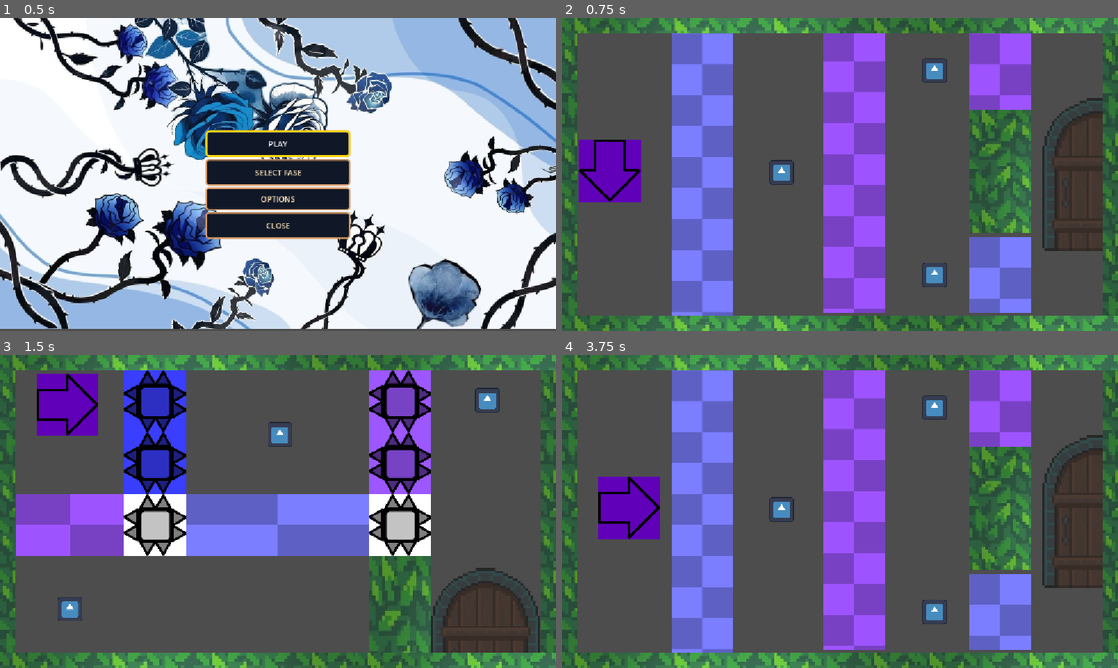
Above: before the commit, frames 1-4 (two rows, left to right).
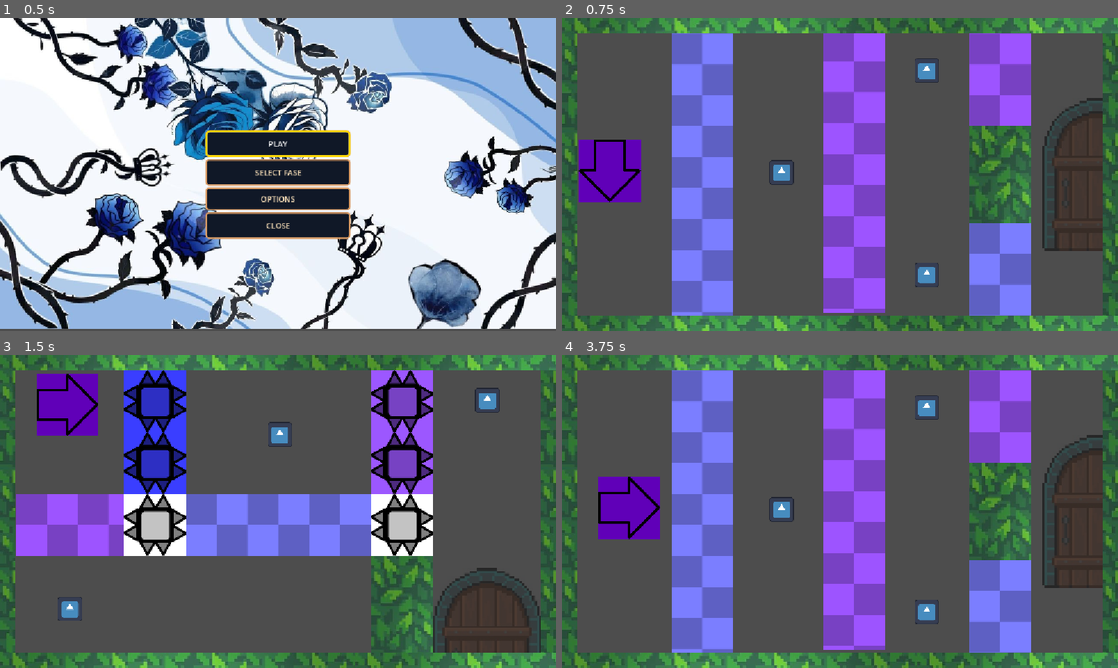
Above: after the commit, the same moments.

Repository: Equipe-Plasma/Switch-Shadow
Game: Godot game, scene res://menu/menu_principal/menu_principal.tscn
The game is run twice, just before and just after one commit, with the same random seed, the same clock (stepped at 60 frames per second) and the same inputs. The engine's default icon, where the game draws it, is replaced by a stand-in: a white triangle on a blue panel in a dark square.
Inputs:
- Up to frame 1 (0.5 s): no input
- Up to frame 2 (0.75 s): click "PLAY" at 0.5 s
- Up to frame 3 (1.5 s): tap Enter (proxima_fase) at 1.25 s; hold D (mover_direita) from 1.28 s (still down); hold Enter (proxima_fase) from 1.28 s (still down)
- Up to frame 4 (3.75 s): release D (mover_direita) at 2.03 s; release Enter (proxima_fase) at 2.03 s; hold S (mover_baixo) 2.03-2.75 s; tap Space (trocar_sombra) at 2.1, 3.5 s; click "PLAY" at 2.75 s; hold D (mover_direita) from 3.53 s (still down); tap Keypad Enter at 3.6 s

Frame 1 is identical in both runs. In frame 2, 4.2% of the frame differs, in the area x 63-85%, y 12-96%; in frame 3, 8.1%, in the area x 8-98%, y 4-96%; in frame 4, 4.2%.

Commit message:
Update parede das fases

Diff:
--- a/fase/fase 1/fase_1.tscn
+++ b/fase/fase 1/fase_1.tscn
@@ -34,17 +34,17 @@
 tamanho = Vector2(128, 584)
 
 [node name="ParedeBloqueiaPlayer2" parent="." unique_id=1151557831 instance=ExtResource("4_ge8mc")]
-position = Vector2(908, 532)
-tamanho = Vector2(128, 158)
+position = Vector2(908, 520)
+tamanho = Vector2(128, 192)
 
 [node name="Item" parent="." unique_id=1168481889 groups=["itens"] instance=ExtResource("10_0r7j3")]
 position = Vector2(455, 320)
 
 [node name="Item2" parent="." unique_id=1003667387 groups=["itens"] instance=ExtResource("10_0r7j3")]
-position = Vector2(772, 532)
+position = Vector2(756, 532)
 
 [node name="Item3" parent="." unique_id=720673298 groups=["itens"] instance=ExtResource("10_0r7j3")]
-position = Vector2(772, 109)
+position = Vector2(756, 109)
 
 [node name="MenuPausa" parent="." unique_id=1672884906 instance=ExtResource("11_01sd7")]
 visible = false
@@ -53,8 +53,8 @@
 position = Vector2(1108, 324)
 
 [node name="ParedeBloqueiaSombra2" parent="." unique_id=1022167895 instance=ExtResource("5_8t630")]
-position = Vector2(908, 111)
-tamanho = Vector2(128, 158)
+position = Vector2(908, 128)
+tamanho = Vector2(128, 192)
 
 [node name="ParedeSuperior" parent="." unique_id=925734375 instance=ExtResource("10_01sd7")]
 position = Vector2(576, 16)
@@ -77,5 +77,5 @@
 tamanho = Vector2(32, 584)
 
 [node name="Parede" parent="." unique_id=867730286 instance=ExtResource("10_01sd7")]
-position = Vector2(908, 318)
-tamanho = Vector2(128, 256)
+position = Vector2(908, 324)
+tamanho = Vector2(128, 200)
--- a/fase/fase 2/fase_2.tscn
+++ b/fase/fase 2/fase_2.tscn
@@ -9,7 +9,6 @@
 [ext_resource type="Texture2D" uid="uid://p85hfea614fx" path="res://assets/player/paracima.png" id="4_783b1"]
 [ext_resource type="PackedScene" uid="uid://b0nugb86ufv0r" path="res://editor/paredes/parede_bloqueia_player/parede_bloqueia_player.tscn" id="7_67a0w"]
 [ext_resource type="PackedScene" uid="uid://cv1kaaq84myxc" path="res://editor/paredes/parede_bloqueia_sombra/parede_bloqueia_sombra.tscn" id="8_iaody"]
-[ext_resource type="PackedScene" uid="uid://g6bshavfposa" path="res://editor/paredes/parede_geral/parede_geral.tscn" id="9_sx8e5"]
 [ext_resource type="PackedScene" uid="uid://cdy22u33xic2q" path="res://editor/portal_saida/portal_saida.tscn" id="10_h04fk"]
 [ext_resource type="PackedScene" uid="uid://bg3d3dk0l61jv" path="res://editor/item/item.tscn" id="12_wvv7m"]
 [ext_resource type="PackedScene" uid="uid://cl7s6ng8cubbt" path="res://editor/espinho/espinho.tscn" id="12_xq10f"]
@@ -30,7 +29,7 @@
 
 [node name="PortalSaida" parent="." unique_id=1057710737 instance=ExtResource("10_h04fk")]
 visibility_layer = 25
-position = Vector2(1006, 599)
+position = Vector2(1009, 599)
 
 [node name="Espinho" parent="." unique_id=1607689019 instance=ExtResource("12_xq10f")]
 position = Vector2(321, 96)
@@ -44,27 +43,27 @@
 position = Vector2(321, 352)
 
 [node name="Espinho4" parent="." unique_id=1117738981 instance=ExtResource("12_xq10f")]
-position = Vector2(829, 96)
+position = Vector2(833, 96)
 tipo = 2
 
 [node name="Espinho5" parent="." unique_id=1799746374 instance=ExtResource("12_xq10f")]
-position = Vector2(829, 224)
+position = Vector2(833, 224)
 tipo = 2
 
 [node name="ParedeBloqueiaSombra" parent="." unique_id=87217196 instance=ExtResource("8_iaody")]
 position = Vector2(145, 352)
-scale = Vector2(1.75, 1)
+tamanho = Vector2(224, 128)
 
-[node name="ParedeGeral5" parent="." unique_id=1712056793 instance=ExtResource("9_sx8e5")]
-position = Vector2(829, 518)
-scale = Vector2(1, 1.6)
+[node name="ParedeGeral5" parent="." unique_id=1712056793 instance=ExtResource("14_wvv7m")]
+position = Vector2(833, 516)
+tamanho = Vector2(128, 200)
 
 [node name="Espinho6" parent="." unique_id=590456572 instance=ExtResource("12_xq10f")]
-position = Vector2(829, 352)
+position = Vector2(833, 352)
 
 [node name="ParedeBloqueiaPlayer" parent="." unique_id=2114099946 instance=ExtResource("7_67a0w")]
-position = Vector2(575.00006, 352.00003)
-scale = Vector2(2.97, 1)
+position = Vector2(577.00006, 352.00003)
+tamanho = Vector2(384, 128)
 
 [node name="Item" parent="." unique_id=1168481889 groups=["itens"] instance=ExtResource("12_wvv7m")]
 position = Vector2(145, 526)
--- a/fase/fase 3/fase_3.tscn
+++ b/fase/fase 3/fase_3.tscn
@@ -42,7 +42,7 @@
 tamanho = Vector2(32, 584)
 
 [node name="Parede1" parent="." unique_id=568618381 instance=ExtResource("7_186fb")]
-position = Vector2(828, 388)
+position = Vector2(800, 388)
 collision_mask = 257
 tamanho = Vector2(128, 455)
 
@@ -52,38 +52,38 @@
 position = Vector2(576, 324)
 
 [node name="Parede" parent="." unique_id=2073804678 instance=ExtResource("7_186fb")]
-position = Vector2(325, 260)
+position = Vector2(352, 260)
 tamanho = Vector2(128, 455)
 
 [node name="ParedeBloqueiaSombra" parent="." unique_id=87217196 instance=ExtResource("8_rnj18")]
-position = Vector2(325, 552)
+position = Vector2(352, 552)
 
 [node name="ParedeBloqueiaPlayer" parent="." unique_id=789711005 instance=ExtResource("9_xrg14")]
-position = Vector2(828, 96)
+position = Vector2(800, 96)
 
 [node name="ParedeBloqueiaSombra2" parent="." unique_id=1931084029 instance=ExtResource("8_rnj18")]
-position = Vector2(1006, 324.00003)
-scale = Vector2(1.78, 1)
+position = Vector2(992, 324.00003)
+tamanho = Vector2(256, 128)
 
 [node name="Item" parent="." unique_id=1168481889 groups=["itens"] instance=ExtResource("10_cckmw")]
-position = Vector2(147, 552)
+position = Vector2(160, 552)
 
 [node name="Item2" parent="." unique_id=1207616730 groups=["itens"] instance=ExtResource("10_cckmw")]
 position = Vector2(1006, 96)
 
 [node name="Item3" parent="." unique_id=374578047 groups=["itens"] instance=ExtResource("10_cckmw")]
-position = Vector2(1006, 513)
+position = Vector2(992, 513)
 
 [node name="PortalSaida" parent="." unique_id=1057710737 instance=ExtResource("11_ivr6t")]
 z_index = -1
-position = Vector2(147, 61)
+position = Vector2(160, 61)
 collision_mask = 3
 
 [node name="TelaVitoria" parent="." unique_id=62974723 instance=ExtResource("12_rnj18")]
 visible = false
 
 [node name="ParedeBloqueiaSombra3" parent="." unique_id=110927228 instance=ExtResource("8_rnj18")]
-position = Vector2(147, 324)
-scale = Vector2(1.78, 1)
+position = Vector2(160, 324)
+tamanho = Vector2(256, 128)
 
 [connection signal="body_entered" from="PortalSaida" to="." method="_on_portal_saida_body_entered"]
--- a/fase/fase 4/fase_4.tscn
+++ b/fase/fase 4/fase_4.tscn
@@ -101,7 +101,7 @@
 
 [node name="ParedeBloqueiaPlayer" parent="." unique_id=87217196 instance=ExtResource("9_k1xjg")]
 position = Vector2(577, 434)
-scale = Vector2(2.23, 0.5)
+tamanho = Vector2(285, 64)
 
 [node name="Parede3" parent="." unique_id=823078784 instance=ExtResource("5_f4jru")]
 position = Vector2(920, 324)
